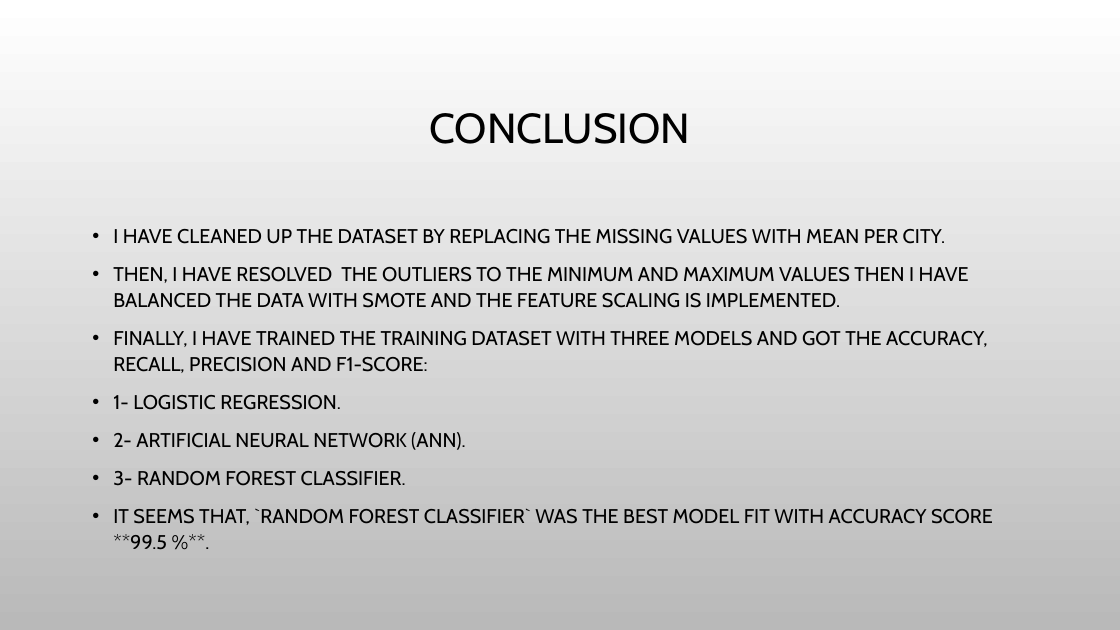
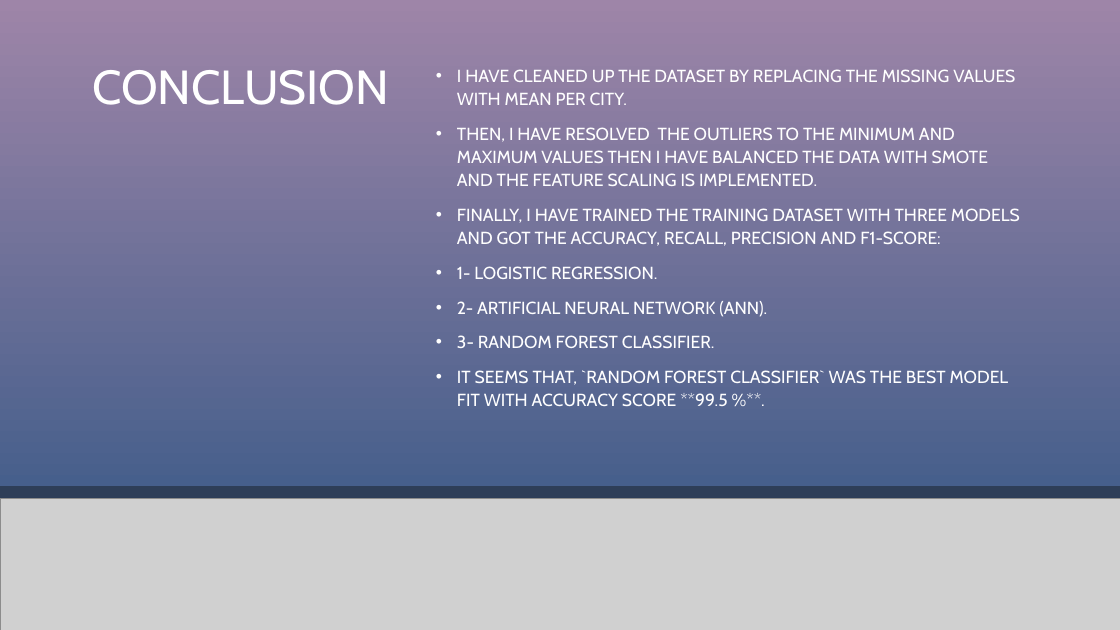
Before and after one commit to naiforfi/Bootcamp_repo, a slide deck: slide 13 of Final_project/Presentation.pptx. Drawn at 1120x630 pixels with LibreOffice and Linux fonts; fonts in the diff are those of the drawing; grey boxes stand for pictures; background and template pictures are left out. Boxes give left, top, right and bottom in pixels: in the first picture for what was removed or moved away, otherwise in the second. Text is boxed around its words. In the diff, an @@ line names an element or a change of style, - is before the commit and + after.

```diff
--- a/Final_project/Presentation.pptx
+++ b/Final_project/Presentation.pptx
@@ rectangle added at [0, 0, 1120, 630], fill #0D0D0D at 40% opacity @@
@@ rectangle added at [0, 0, 1120, 486], fill gradient #9F86A9 to #2B5485 @@
@@ title "CONCLUSION" at [92, 70, 389, 105]: size 36 to 41 pt, text colour #000000 to #FFFFFF; alignment centre to left; vertical alignment middle to top @@
@@ text "I HAVE CLEANED UP THE ...": place and size @@
-text "I HAVE CLEANED UP THE ..." at [113, 229, 993, 525]
+text "I HAVE CLEANED UP THE ..." at [457, 69, 1020, 406]
@@ text "I HAVE CLEANED UP THE ..." at [457, 69, 1020, 406]: size 17 to 15 pt, text colour #000000 to #FFFFFF; bullet colour #000000 to #FFFFFF @@
@@ picture added at [0, 499, 1120, 630] @@
```
Also in this commit, not shown: 8 other slides changed, 2 other files.
